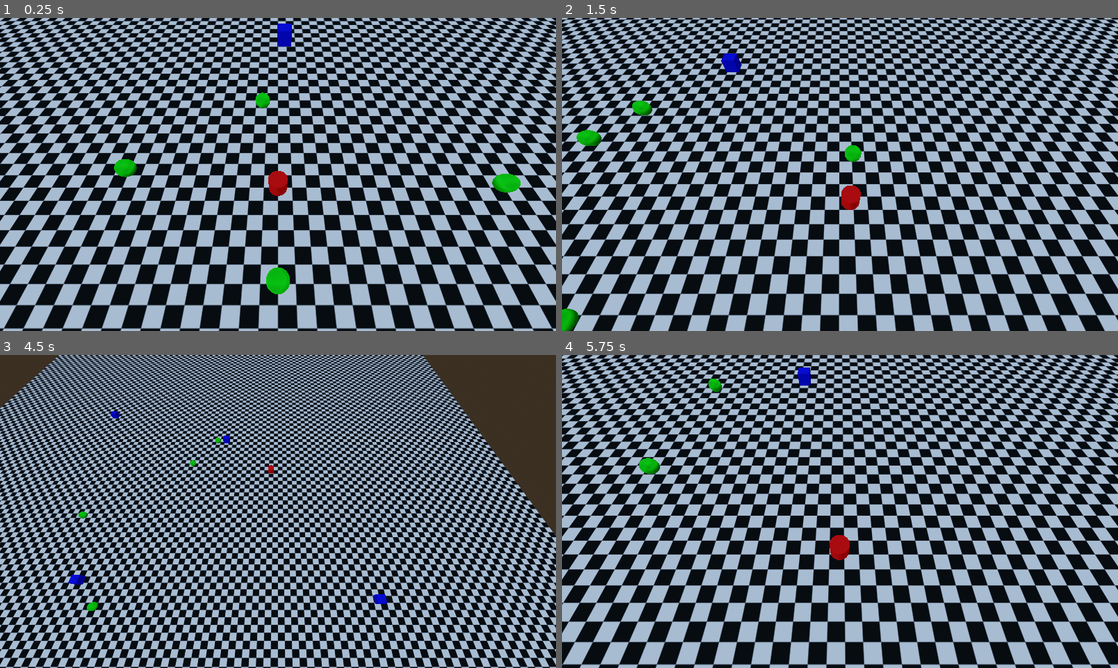
Above: before the commit, frames 1-4 (two rows, left to right).
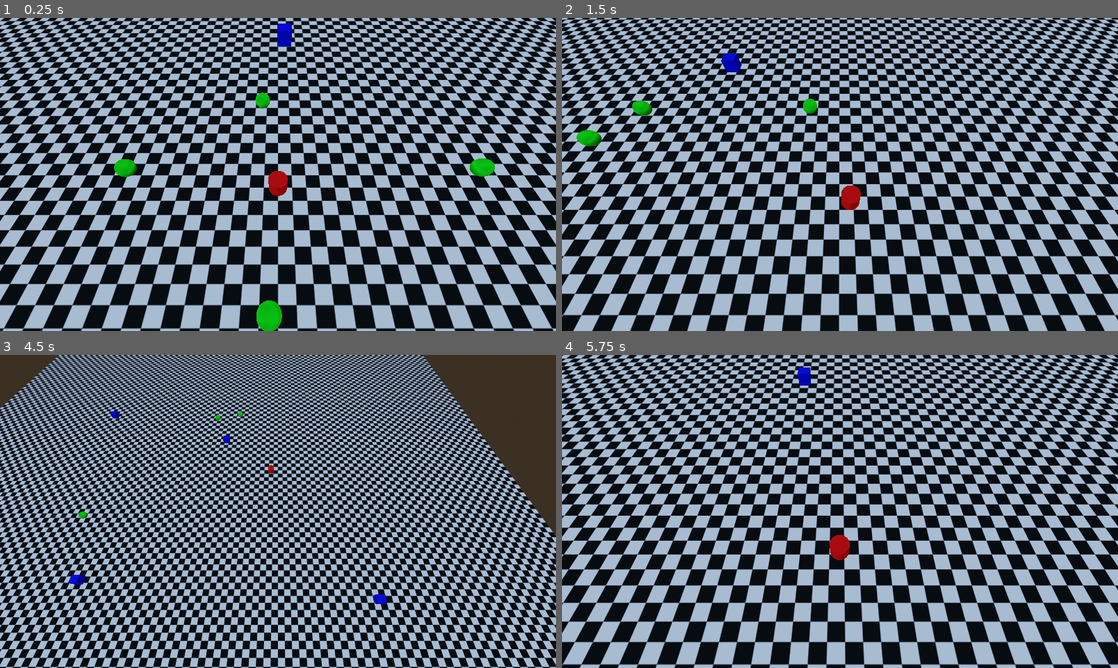
Above: after the commit, the same moments.

Repository: 0rbios/Haunted-Housekeeping
Game: Godot game, scene res://Temp/debug.tscn
The game is run twice, just before and just after one commit, with the same random seed, the same clock (stepped at 60 frames per second) and the same inputs.
Inputs:
- Up to frame 1 (0.25 s): no input
- Up to frame 2 (1.5 s): hold D (Right) 0.53-1.28 s; tap Space (Dash) at 0.6 s; hold S (Down) from 1.28 s (still down); tap E (Interact) at 1.35 s
- Up to frame 3 (4.5 s): release S (Down) at 2.03 s; hold D (Right) 2.03-2.78 s; tap one key every 0.75 s from 2.1 s: / (SwitchCam) Space (Dash) E (Interact) / (SwitchCam); hold W (Up) 2.78-3.53 s; hold A (Left) from 3.53 s (still down)
- Up to frame 4 (5.75 s): release A (Left) at 5.03 s; hold S (Down) from 5.03 s (still down); tap Space (Dash) at 5.1 s

The runs differ from the first frame. In frame 1, 1.1% of the frame differs, in the area x 46-94%, y 44-100%; in frame 2, 0.4%; in frame 3, 0.1%; in frame 4, 0.2%.

Commit message:
Fixed Carrying Issue - Ghost Now Drop Objects When Dashed Into

Diff:
--- a/Objects/Ghost/Scripts/ghost.gd
+++ b/Objects/Ghost/Scripts/ghost.gd
@@ -23,13 +23,15 @@
 
 func _physics_process(_delta):
 	if carryingNode != null:
+		carryingNode.rotation = self.rotation
 		carryingNode.position = Vector3(self.position.x, self.position.y + 1, self.position.z)
 
 func _choose_action():
-	match rng.randi_range(0, 2):
+	match rng.randi_range(0, 3):
 		0: _move_to(_generate_random_pos(-50, 50, -50, 50), "cont")
 		1: $"Rest Timer".start()
 		2: _pickup()
+		3: _pickup()
 
 func _generate_random_pos(minX, maxX, minZ, maxZ):
 	return Vector3(rng.randf_range(minX, maxX), 0.6, rng.randf_range(minZ,maxZ))
@@ -51,19 +53,20 @@
 	_choose_action()
 
 func _pickup():
-	var objectDistanceList = []
-	var distanceList = []
-
 	if carryingNode != null:
 		carryingNode.position = self.position
+		carryingNode.carried = false
 		carryingNode = null
 		_choose_action()
 	else:
 		# IF NO ITEMS ARE EVER CREATED OR DESTROYED THEN THIS SHOULD BE MOVED TO _READY
 		objects = get_tree().get_nodes_in_group("object")
 
+		var objectDistanceList = []
+		var distanceList = []
+
 		for i in range(objects.size()):
-			if !objects[i].carried:
+			if objects[i].carried == false:
 				var objectDistance = sqrt(((objects[i].position.x - self.position.x) ** 2)+ ((objects[i].position.z - self.position.z)** 2))
 				objectDistanceList.push_back({"node": objects[i], "distance": objectDistance})
 				distanceList.push_back(objectDistance)
@@ -72,4 +75,12 @@
 			pickupObject = objectDistanceList[distanceList.find(distanceList.min())].node
 			_move_to(Vector3(pickupObject.position.x, 0.6, pickupObject.position.z), "grab")
 		else:
+			print("Nothing to find")
 			_choose_action()
+
+func _collision_detected(body):
+	if body.is_in_group("player") and body.dashing:
+		if carryingNode != null:
+			carryingNode.carried = false
+			carryingNode.position = self.position
+			carryingNode = null
--- a/Objects/Ghost/ghost.tscn
+++ b/Objects/Ghost/ghost.tscn
@@ -3,6 +3,7 @@
 [ext_resource type="Script" uid="uid://cnpjflaluffd6" path="res://Objects/Ghost/Scripts/ghost.gd" id="1_8iwm6"]
 
 [sub_resource type="SphereShape3D" id="SphereShape3D_j0vfu"]
+radius = 0.6
 
 [sub_resource type="StandardMaterial3D" id="StandardMaterial3D_8iwm6"]
 albedo_color = Color(0, 1, 0, 1)
@@ -10,9 +11,12 @@
 [sub_resource type="SphereMesh" id="SphereMesh_8iwm6"]
 
 [node name="Ghost" type="RigidBody3D" unique_id=774080266 groups=["ghost"]]
+disable_mode = 2
 collision_layer = 2
-collision_mask = 2
+collision_mask = 3
 gravity_scale = 0.0
+contact_monitor = true
+max_contacts_reported = 1
 script = ExtResource("1_8iwm6")
 
 [node name="Hitbox" type="CollisionShape3D" parent="." unique_id=103637066]
@@ -25,8 +29,5 @@
 [node name="Rest Timer" type="Timer" parent="." unique_id=21313540]
 one_shot = true
 
-[node name="CurrentAction" type="Label3D" parent="." unique_id=604558182]
-transform = Transform3D(1, 0, 0, 0, 0.4214949, 0.9068308, 0, -0.9068308, 0.4214949, 0, 1.4872648, 0)
-font_size = 48
-
+[connection signal="body_entered" from="." to="." method="_collision_detected"]
 [connection signal="timeout" from="Rest Timer" to="." method="_rest_over"]
